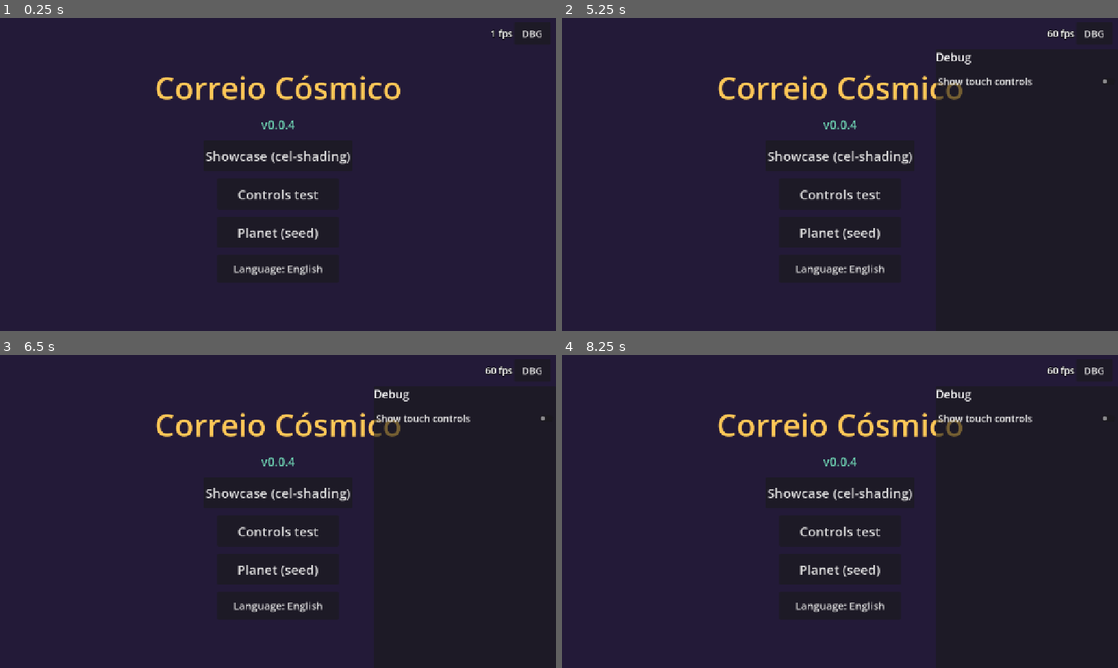
Above: before the commit, frames 1-4 (two rows, left to right).
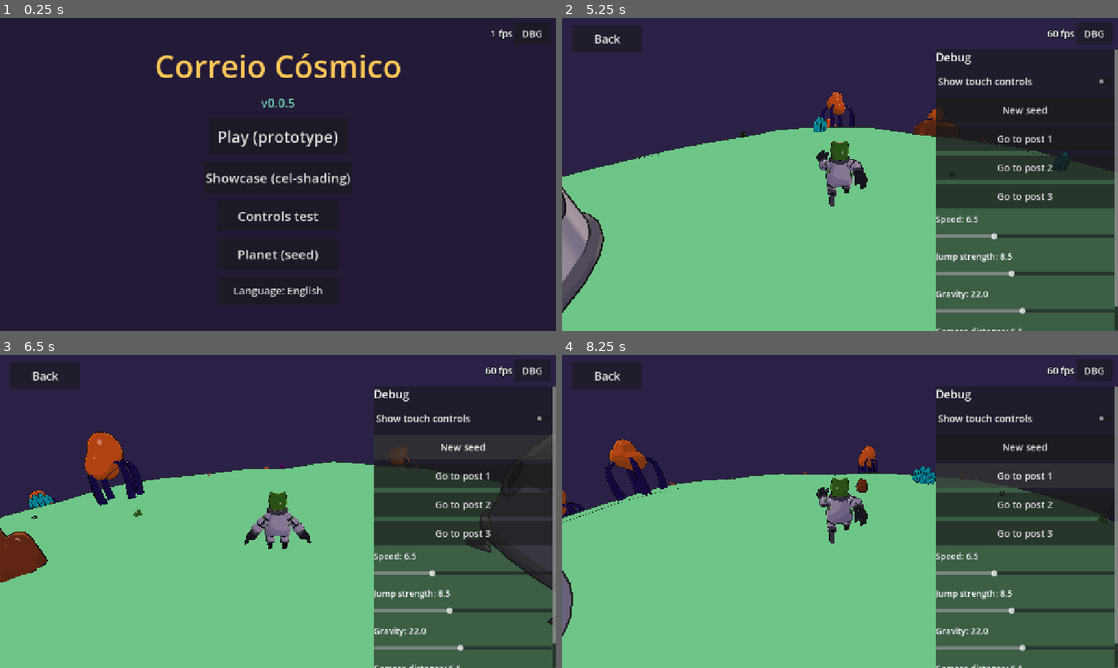
Above: after the commit, the same moments.

Repository: Curio2560/cozy-space-game
Game: Godot game, scene res://scenes/ui/boot.tscn
Two runs of this game, one before a commit and one after it. Both use one fixed random seed, a clock stepped at 60 frames per second and the inputs below.
Inputs (mouse positions are in pixels of both pictures, inside the frame that each line leads up to):
- Up to frame 1 (0.25 s): no input
- Up to frame 2 (5.25 s): click "Planet (seed)" at 0.5 s; click "DBG" at 1.25 s; click "New seed" at 2 s; click "New seed" at 2.75 s; click "Hemisphere culling" at 3.5 s; click "Back" at 4.25 s; click (840, 136) at 5 s, where only the run after the commit has a clickable "Play (prototype)"
- Up to frame 3 (6.5 s): click (461, 445) at 5.75 s, where only the run after the commit has a clickable "New seed"
- Up to frame 4 (8.25 s): click (1023, 445) at 6.5 s, where only the run after the commit has a clickable "New seed"; click (1023, 477) at 7.25 s, where only the run after the commit has a clickable "Go to post 1"; click (1023, 477) at 8 s, where only the run after the commit has a clickable "Go to post 1"

The runs differ from the first frame. In frame 1, 5.4% of the frame differs, in the area x 28-72%, y 11-90%; in frame 2, 61%, in the area x 0-100%, y 5-100%; in frame 3, 60%; in frame 4, 60%.

Commit message:
F1: astronauta na esfera e câmara em terceira pessoa
- Astronaut: CharacterBody3D com gravidade para o centro, corpo alinhado
  com a superfície, movimento relativo à câmara no plano tangente, salto com
  JumpBuffer, animações Idle/Walk/Run/Jump do kit (sem pistola).
- PlanetCamera: referencial transportado sem rodar ao andar à volta da
  esfera, arrastar roda, volta sozinha para trás, evita obstáculos.
- Cena de jogo do protótipo (Jogar no arranque) com DBG: nova seed, ir aos
  postos, velocidade, salto, gravidade, distância da câmara.
- Sol acompanha o jogador até existir o ciclo dia/noite.

Closes #6

Co-Authored-By: Claude Opus 5.5 <noreply@anthropic.com>

Diff:
--- a/i18n/strings.csv
+++ b/i18n/strings.csv
@@ -16,3 +16,7 @@
 DBG_RADIUS,Radius,Raio
 DBG_ZOOM,Zoom,Zoom
 DBG_CULLING,Hemisphere culling,Culling por hemisfério
+BOOT_PLAY,Play (prototype),Jogar (protótipo)
+DBG_GOTO_POST,Go to post,Ir ao posto
+DBG_GRAVITY,Gravity,Gravidade
+DBG_CAM_DIST,Camera distance,Distância da câmara
--- a/project.godot
+++ b/project.godot
@@ -4,7 +4,7 @@
 [application]
 
 config/name="Correio Cósmico"
-config/version="0.0.4"
+config/version="0.0.5"
 run/main_scene="res://scenes/ui/boot.tscn"
 config/features=PackedStringArray("4.7", "GL Compatibility")
 config/icon="res://assets/icon/icon_512.png"
--- /dev/null
+++ b/scenes/game/planet_run.tscn
@@ -0,0 +1,6 @@
+[gd_scene load_steps=2 format=3]
+
+[ext_resource type="Script" path="res://src/game/planet_run.gd" id="1"]
+
+[node name="PlanetRun" type="Node3D"]
+script = ExtResource("1")
--- a/scenes/ui/boot.tscn
+++ b/scenes/ui/boot.tscn
@@ -46,6 +46,14 @@
 theme_override_font_sizes/font_size = 28
 horizontal_alignment = 1
 
+[node name="Play" type="Button" parent="Center"]
+unique_name_in_owner = true
+custom_minimum_size = Vector2(320, 84)
+layout_mode = 2
+size_flags_horizontal = 4
+theme_override_font_sizes/font_size = 36
+text = "BOOT_PLAY"
+
 [node name="Showcase" type="Button" parent="Center"]
 unique_name_in_owner = true
 custom_minimum_size = Vector2(280, 72)
--- /dev/null
+++ b/src/camera/planet_camera.gd
@@ -0,0 +1,94 @@
+class_name PlanetCamera
+extends Camera3D
+## Câmara em terceira pessoa para planetas pequenos. Mantém um referencial cujo "cima" é a
+## normal do planeta no alvo, transportado sem rodar (não ganha yaw ao andar à volta da
+## esfera). Arrastar roda-a; sem input volta sozinha para trás do alvo. Evita obstáculos.
+
+const LOOK_SENS := 0.006
+
+@export var distance := 6.5
+@export var pitch := -0.42 # radianos; negativo = câmara acima do alvo
+@export var min_pitch := -1.25
+@export var max_pitch := -0.05
+@export var focus_height := 1.2
+@export var follow_sharpness := 10.0
+@export var auto_return_delay := 1.6
+@export var auto_return_speed := 2.2
+
+var target: Node3D
+var planet_center := Vector3.ZERO
+## Direção para onde o alvo está virado (para a volta automática); opcional.
+var target_facing: Callable
+
+var _frame := Basis.IDENTITY # y = cima do planeta no alvo; -z = "em frente" da câmara
+var _idle := 0.0
+var _exclude: Array[RID] = []
+
+func set_target(t: Node3D, facing_dir: Vector3) -> void:
+	target = t
+	var u := _up()
+	var f := (facing_dir - u * facing_dir.dot(u)).normalized()
+	if f.length() < 0.01:
+		f = SphereMath.basis_from_up(u).z * -1.0
+	_frame = Basis(f.cross(u).normalized(), u, -f).orthonormalized()
+	_exclude.clear()
+	if t is CollisionObject3D:
+		_exclude.append((t as CollisionObject3D).get_rid())
+	global_position = _desired_position()
+	look_at(_focus(), u)
+
+func add_exclude(rid: RID) -> void:
+	_exclude.append(rid)
+
+func _up() -> Vector3:
+	return (target.global_position - planet_center).normalized() if target else Vector3.UP
+
+func _focus() -> Vector3:
+	return target.global_position + _up() * focus_height
+
+func _physics_process(delta: float) -> void:
+	if target == null:
+		return
+	var u := _up()
+	# Transporte paralelo: roda o referencial o mínimo para o novo "cima".
+	var q := Quaternion(_frame.y.normalized(), u)
+	_frame = (Basis(q) * _frame).orthonormalized()
+
+	var look := InputHub.consume_look(delta)
+	if look.length() > 0.0:
+		_idle = 0.0
+		_frame = (Basis(u, -look.x * LOOK_SENS) * _frame).orthonormalized()
+		pitch = clampf(pitch - look.y * LOOK_SENS, min_pitch, max_pitch)
+	else:
+		_idle += delta
+		if _idle > auto_return_delay and target_facing.is_valid():
+			_return_behind(u, target_facing.call(), delta)
+
+	var desired := _desired_position()
+	desired = _avoid_obstacles(_focus(), desired)
+	global_position = global_position.lerp(desired, clampf(follow_sharpness * delta, 0.0, 1.0))
+	look_at(_focus(), u)
+
+func _desired_position() -> Vector3:
+	var offset := _frame * (Basis(Vector3.RIGHT, pitch) * Vector3(0, 0, distance))
+	return _focus() + offset
+
+func _return_behind(u: Vector3, facing: Vector3, delta: float) -> void:
+	var f := facing - u * facing.dot(u)
+	if f.length() < 0.01:
+		return
+	var cam_fwd := -_frame.z
+	var ang := cam_fwd.signed_angle_to(f.normalized(), u)
+	var step := clampf(ang, -auto_return_speed * delta, auto_return_speed * delta)
+	_frame = (Basis(u, step) * _frame).orthonormalized()
+
+func _avoid_obstacles(from: Vector3, to: Vector3) -> Vector3:
+	var space := get_world_3d().direct_space_state
+	if space == null:
+		return to
+	var q := PhysicsRayQueryParameters3D.create(from, to)
+	q.exclude = _exclude
+	var hit := space.intersect_ray(q)
+	if hit.is_empty():
+		return to
+	return (hit.position as Vector3) + (from - to).normalized() * 0.3
--- /dev/null
+++ b/src/game/planet_run.gd
@@ -0,0 +1,106 @@
+extends Node3D
+## Protótipo da F1: um planeta gerado, o astronauta e a câmara.
+## (O rover e as entregas entram nos tickets #7 e #8.)
+
+var seed_value := 1
+var planet: Planet
+var player: Astronaut
+var camera: PlanetCamera
+var touch: TouchControls
+var sun: DirectionalLight3D
+
+func _ready() -> void:
+	for a in OS.get_cmdline_user_args():
+		if a.begins_with("seed="):
+			seed_value = int(a.substr(5))
+	_build_world()
+	planet = Planet.new()
+	planet.name = "Planet"
+	add_child(planet)
+	player = Astronaut.new()
+	player.name = "Player"
+	add_child(player)
+	camera = PlanetCamera.new()
+	camera.name = "Camera"
+	camera.fov = 62.0
+	camera.far = 600.0
+	add_child(camera)
+	player.view = camera
+	camera.target_facing = func() -> Vector3: return player.facing
+	_build_ui()
+	start(seed_value)
+	_register_debug()
+
+## Gera o planeta `s` e põe o jogador junto ao posto avançado.
+func start(s: int) -> void:
+	seed_value = s
+	planet.build(PlanetGenerator.generate(s))
+	player.planet_center = planet.global_position
+	camera.planet_center = planet.global_position
+	spawn_near(planet.data.outpost_dir, planet.data.posts[0], 9.0)
+
+## Coloca o jogador a `arc_m` metros de `dir`, na direção de `toward`.
+func spawn_near(dir: Vector3, toward: Vector3, arc_m: float) -> void:
+	var d := planet.data
+	var axis := dir.cross(toward).normalized()
+	var spot := dir.rotated(axis, arc_m / d.radius) if axis.length() > 0.1 else dir
+	teleport(spot)
+
+func teleport(dir: Vector3) -> void:
+	var p := planet.to_global(planet.data.surface_point(dir) + dir * 0.6)
+	player.place_at(p)
+	camera.set_target(player, player.facing)
+
+func _build_world() -> void:
+	var env := Environment.new()
+	env.background_mode = Environment.BG_COLOR
+	env.background_color = Color("2b2146")
+	env.ambient_light_source = Environment.AMBIENT_SOURCE_COLOR
+	env.ambient_light_color = Color("b9a8e8")
+	env.ambient_light_energy = 0.5
+	var we := WorldEnvironment.new()
+	we.environment = env
+	add_child(we)
+	sun = DirectionalLight3D.new()
+	sun.light_color = Color("fff1dc")
+	sun.light_energy = 1.15
+	add_child(sun)
+
+## Até existir o ciclo dia/noite (F4) o sol acompanha o jogador: é sempre de dia onde ele está.
+func _process(_delta: float) -> void:
+	var u := player.up()
+	var side := SphereMath.basis_from_up(u).x
+	var light_dir := -(u * 0.75 + side * 0.45 + camera.global_basis.z * 0.25).normalized()
+	sun.look_at_from_position(Vector3.ZERO, light_dir, u if absf(light_dir.dot(u)) < 0.99 else side)
+
+func _build_ui() -> void:
+	var hud := CanvasLayer.new()
+	add_child(hud)
+	touch = TouchControls.new()
+	hud.add_child(touch)
+	_update_touch_visibility()
+	DebugMenu.force_touch_changed.connect(func(_on: bool) -> void: _update_touch_visibility())
+	if "touch" in OS.get_cmdline_user_args():
+		DebugMenu.force_touch = true
+		_update_touch_visibility()
+	var back := Button.new()
+	back.text = "UI_BACK"
+	back.add_theme_font_size_override("font_size", 26)
+	back.position = Vector2(24, 16)
+	back.custom_minimum_size = Vector2(160, 64)
+	back.pressed.connect(func() -> void: get_tree().change_scene_to_file("res://scenes/ui/boot.tscn"))
+	hud.add_child(back)
+
+func _update_touch_visibility() -> void:
+	if is_instance_valid(touch):
+		touch.visible = DisplayServer.is_touchscreen_available() or DebugMenu.force_touch
+
+func _register_debug() -> void:
+	DebugMenu.add_button(self, "DBG_NEW_SEED", func() -> void: start(randi() % 100000))
+	for i in 3:
+		DebugMenu.add_button(self, tr("DBG_GOTO_POST") + " %d" % (i + 1), func() -> void:
+			spawn_near(planet.data.posts[i], planet.data.outpost_dir, 7.0))
+	DebugMenu.add_slider(self, "DBG_SPEED", 2.0, 16.0, 0.5, player.walk_speed, func(v: float) -> void: player.walk_speed = v)
+	DebugMenu.add_slider(self, "DBG_JUMP", 3.0, 16.0, 0.5, player.jump_velocity, func(v: float) -> void: player.jump_velocity = v)
+	DebugMenu.add_slider(self, "DBG_GRAVITY", 5.0, 40.0, 1.0, player.gravity, func(v: float) -> void: player.gravity = v)
+	DebugMenu.add_slider(self, "DBG_CAM_DIST", 3.0, 14.0, 0.5, camera.distance, func(v: float) -> void: camera.distance = v)
--- /dev/null
+++ b/src/player/astronaut.gd
@@ -0,0 +1,135 @@
+class_name Astronaut
+extends CharacterBody3D
+## Astronauta que anda e salta à volta de um planeta, com a gravidade para o centro.
+## O movimento é relativo à câmara e projetado no plano tangente à superfície.
+
+const CREW_MODELS := {
+	"FinnTheFrog": "personagens/Astronaut_FinnTheFrog",
+	"BarbaraTheBee": "personagens/Astronaut_BarbaraTheBee",
+	"FernandoTheFlamingo": "personagens/Astronaut_FernandoTheFlamingo",
+	"RaeTheRedPanda": "personagens/Astronaut_RaeTheRedPanda",
+}
+const HEIGHT := 1.7
+
+@export var walk_speed := 6.5
+@export var accel := 35.0
+@export var air_accel := 12.0
+@export var jump_velocity := 8.5
+@export var gravity := 22.0
+@export var crew := "FinnTheFrog"
+
+## Centro do planeta em coordenadas globais.
+var planet_center := Vector3.ZERO
+## Referência para o movimento relativo (normalmente a câmara). Sem ela usa a própria orientação.
+var view: Node3D
+var visual: Node3D
+## Direção em que o modelo está virado (global, tangente à superfície).
+var facing := Vector3.FORWARD
+## Quando falso o astronauta ignora o input (p. ex. dentro do rover).
+var controllable := true
+
+var _anim: AnimationPlayer
+var _jump := JumpBuffer.new()
+var _anim_name := ""
+
+func _ready() -> void:
+	floor_max_angle = deg_to_rad(50.0)
+	floor_snap_length = 0.4
+	motion_mode = CharacterBody3D.MOTION_MODE_GROUNDED
+	var shape := CollisionShape3D.new()
+	var cap := CapsuleShape3D.new()
+	cap.radius = 0.35
+	cap.height = 1.6
+	shape.shape = cap
+	shape.position.y = 0.8
+	add_child(shape)
+	visual = Node3D.new()
+	visual.name = "Visual"
+	add_child(visual)
+	var model: Node3D = (load("res://assets/kit/" + CREW_MODELS[crew] + ".gltf") as PackedScene).instantiate()
+	visual.add_child(model)
+	KitUtil.fit_height(model, HEIGHT)
+	for n in model.find_children("Pistol*", "MeshInstance3D", true, false):
+		(n as Node3D).visible = false # jogo cozy: sem arma
+	CelShading.apply(model)
+	var aps := model.find_children("*", "AnimationPlayer", true, false)
+	_anim = aps[0] if not aps.is_empty() else null
+	for a in ["Idle", "Run", "Walk", "Jump_Idle"]:
+		if _anim and _anim.has_animation(a):
+			_anim.get_animation(a).loop_mode = Animation.LOOP_LINEAR
+	_play("Idle")
+
+func up() -> Vector3:
+	return (global_position - planet_center).normalized()
+
+## Coloca o astronauta em `pos` (global), alinhado com a superfície e parado.
+func place_at(pos: Vector3) -> void:
+	global_position = pos
+	velocity = Vector3.ZERO
+	_align(up(), 1.0)
+	facing = -global_basis.z
+
+func _physics_process(delta: float) -> void:
+	var u := up()
+	up_direction = u
+	_align(u, 1.0)
+
+	var input := InputHub.move_vector() if controllable else Vector2.ZERO
+	var wish := move_direction(input, u)
+	var vert := u * velocity.dot(u)
+	var hor := velocity - vert
+	hor = hor.move_toward(wish * walk_speed, (accel if is_on_floor() else air_accel) * delta)
+
+	_jump.update(controllable and Input.is_action_pressed("jump"), delta)
+	if is_on_floor() and _jump.consume():
+		vert = u * jump_velocity
+	else:
+		vert -= u * gravity * delta
+	velocity = hor + vert
+	move_and_slide()
+
+	if wish.length() > 0.1:
+		facing = facing.slerp(wish.normalized(), clampf(14.0 * delta, 0.0, 1.0)).normalized()
+	facing = (facing - u * facing.dot(u)).normalized()
+	var local := global_basis.inverse() * facing
+	visual.rotation.y = atan2(local.x, local.z)
+	_update_anim(hor.length())
+
+## Direção de movimento no plano tangente, relativa à vista (câmara).
+func move_direction(input: Vector2, u: Vector3) -> Vector3:
+	if input.length() < 0.01:
+		return Vector3.ZERO
+	var ref := view.global_basis if view else global_basis
+	var fwd := -ref.z
+	fwd = fwd - u * fwd.dot(u)
+	if fwd.length() < 0.01: # câmara a olhar a direito para baixo
+		fwd = ref.y - u * ref.y.dot(u)
+	fwd = fwd.normalized()
+	var right := fwd.cross(u).normalized()
+	return (right * input.x + fwd * input.y).limit_length(1.0)
+
+## Roda o corpo pelo caminho mais curto até o eixo Y coincidir com `u`.
+func _align(u: Vector3, weight: float) -> void:
+	var cur := global_basis.y.normalized()
+	if cur.dot(u) > 0.99999:
+		return
+	var q := Quaternion(cur, u)
+	if weight < 1.0:
+		q = Quaternion.IDENTITY.slerp(q, weight)
+	global_basis = Basis(q * global_basis.get_rotation_quaternion()).orthonormalized()
+
+func _update_anim(speed: float) -> void:
+	if not is_on_floor():
+		_play("Jump_Idle" if _anim and _anim.has_animation("Jump_Idle") else "Jump")
+	elif speed > walk_speed * 0.55:
+		_play("Run")
+	elif speed > 0.4:
+		_play("Walk")
+	else:
+		_play("Idle")
+
+func _play(a: String) -> void:
+	if _anim == null or a == _anim_name or not _anim.has_animation(a):
+		return
+	_anim_name = a
+	_anim.play(a, 0.15)
--- a/src/ui/boot.gd
+++ b/src/ui/boot.gd
@@ -1,12 +1,14 @@
 extends Control
 ## Ecrã de arranque provisório (F0): nome, versão e atalhos para as cenas de teste.
 
+const PLAY := "res://scenes/game/planet_run.tscn"
 const SHOWCASE := "res://scenes/dev/showcase.tscn"
 const CONTROLS := "res://scenes/dev/controls_test.tscn"
 const PLANET := "res://scenes/dev/planet_view.tscn"
 
 @onready var _title: Label = %Title
 @onready var _version: Label = %Version
+@onready var _play: Button = %Play
 @onready var _showcase: Button = %Showcase
 @onready var _controls: Button = %Controls
 @onready var _planet: Button = %Planet
@@ -15,6 +17,7 @@
 func _ready() -> void:
 	_title.text = BuildInfo.game_name()
 	_version.text = "v" + BuildInfo.version()
+	_play.pressed.connect(func() -> void: get_tree().change_scene_to_file(PLAY))
 	_showcase.pressed.connect(func() -> void: get_tree().change_scene_to_file(SHOWCASE))
 	_controls.pressed.connect(func() -> void: get_tree().change_scene_to_file(CONTROLS))
 	_planet.pressed.connect(func() -> void: get_tree().change_scene_to_file(PLANET))
--- /dev/null
+++ b/tests/unit/test_astronaut_on_planet.gd
@@ -0,0 +1,69 @@
+extends GutTest
+## Smoke test do astronauta num planeta: com input simulado anda à volta sem cair,
+## continua alinhado com a superfície e salta em qualquer ponto.
+
+var run: Node3D
+
+func before_each() -> void:
+	run = (load("res://scenes/game/planet_run.tscn") as PackedScene).instantiate()
+	add_child_autofree(run)
+	await _land()
+
+func after_each() -> void:
+	for a in ["move_forward", "move_right", "jump"]:
+		Input.action_release(a)
+
+func _land() -> void:
+	for i in 180:
+		await wait_physics_frames(1)
+		if run.player.is_on_floor():
+			return
+
+func _height_above_ground() -> float:
+	var d: PlanetData = run.planet.data
+	var local: Vector3 = run.planet.to_local(run.player.global_position)
+	return local.length() - (d.radius + d.height_at(local.normalized()))
+
+func test_lands_on_surface_aligned() -> void:
+	assert_true(run.player.is_on_floor(), "devia estar no chão")
+	assert_almost_eq(_height_above_ground(), 0.0, 0.35)
+	assert_gt(run.player.global_basis.y.dot(run.player.up()), 0.99, "corpo desalinhado")
+
+func test_walks_a_long_way_staying_on_surface() -> void:
+	var start: Vector3 = run.player.up()
+	Input.action_press("move_forward", 1.0)
+	var worst := 0.0
+	for i in 20:
+		await wait_physics_frames(30)
+		worst = maxf(worst, absf(_height_above_ground()))
+		assert_gt(run.player.global_basis.y.dot(run.player.up()), 0.98, "corpo desalinhado ao andar")
+	Input.action_release("move_forward")
+	var arc: float = start.angle_to(run.player.up()) * run.planet.data.radius
+	assert_gt(arc, 25.0, "devia ter andado bastante à volta do planeta (andou %.1f m)" % arc)
+	# Saltinhos em lombas são normais; cair pelo planeta ou flutuar não.
+	assert_lt(worst, 2.5, "afastou-se %.2f m da superfície" % worst)
+
+func test_jumps_anywhere_on_the_planet() -> void:
+	for dir in [Vector3.UP, Vector3.DOWN, Vector3(1, 0, 0), Vector3(0, -0.3, 1).normalized()]:
+		run.teleport(dir)
+		await _land()
+		Input.action_press("jump")
+		var peak := 0.0
+		for i in 25:
+			await wait_physics_frames(1)
+			peak = maxf(peak, _height_above_ground())
+		Input.action_release("jump")
+		assert_gt(peak, 1.0, "não saltou em %s (%.2f m)" % [dir, peak])
+		await _land()
+		assert_true(run.player.is_on_floor(), "não voltou ao chão em %s" % dir)
+
+func test_camera_stays_above_the_ground_behind_player() -> void:
+	Input.action_press("move_forward", 1.0)
+	await wait_physics_frames(60)
+	Input.action_release("move_forward")
+	var cam: Camera3D = run.camera
+	var up: Vector3 = run.player.up()
+	var to_player: Vector3 = run.player.global_position - cam.global_position
+	assert_gt((cam.global_position - run.player.global_position).dot(up), 0.5, "câmara devia estar acima do jogador")
+	assert_lt(to_player.length(), 12.0)
+	assert_gt(-cam.global_basis.z.dot(to_player.normalized()), 0.8, "câmara devia olhar para o jogador")
Binary file added: docs/art/astronauta-planeta.png
Not shown, added: docs/art/astronauta-planeta.png.import
Not shown, changed: export_presets.cfg
Not shown, added: src/camera/planet_camera.gd.uid
Not shown, added: src/game/planet_run.gd.uid
Not shown, added: src/player/astronaut.gd.uid
Not shown, added: tests/unit/test_astronaut_on_planet.gd.uid
